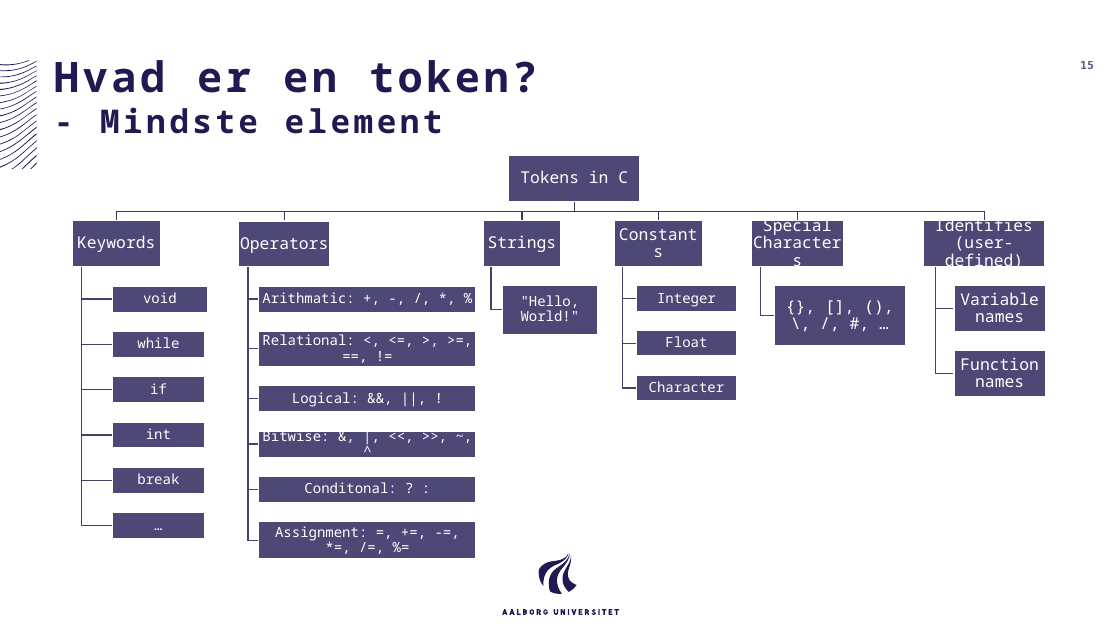
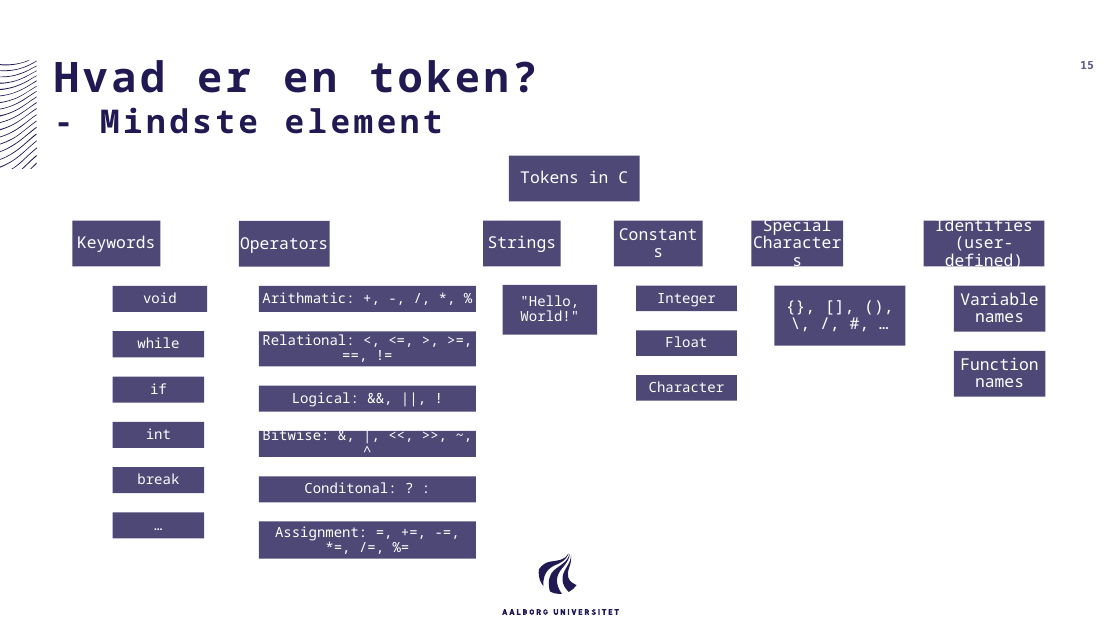
Before and after one commit to AAU-ST1-Programming/introduktion, a slide deck: slide 15 of introduktion.pptx. Drawn at 1120x630 pixels with LibreOffice and Linux fonts; fonts in the diff are those of the drawing. Boxes give left, top, right and bottom in pixels: in the first picture for what was removed or moved away, otherwise in the second. Text is boxed around its words. In the diff, an @@ line names an element or a change of style, - is before the commit and + after.

```diff
--- a/introduktion.pptx
+++ b/introduktion.pptx
@@ group removed at [82, 202, 985, 540]: 25 freeform shapes @@
@@ outline #FFFFFF 1 pt to none in 20 elements at [113, 286, 207, 312], [113, 422, 204, 448], [239, 221, 329, 267], [259, 286, 476, 312], [259, 331, 476, 366], [259, 431, 476, 457], [259, 476, 476, 502], [259, 522, 476, 559], [483, 221, 560, 267], [502, 285, 597, 334], [614, 221, 703, 267], [636, 286, 737, 311], [636, 330, 737, 355], [636, 376, 737, 401], [752, 221, 844, 267], [775, 286, 906, 345], [924, 221, 1045, 267], [954, 286, 1046, 332], [954, 351, 1046, 397], [72, 221, 160, 267] @@
```
Also in this commit, not shown: 25 other slides changed.
